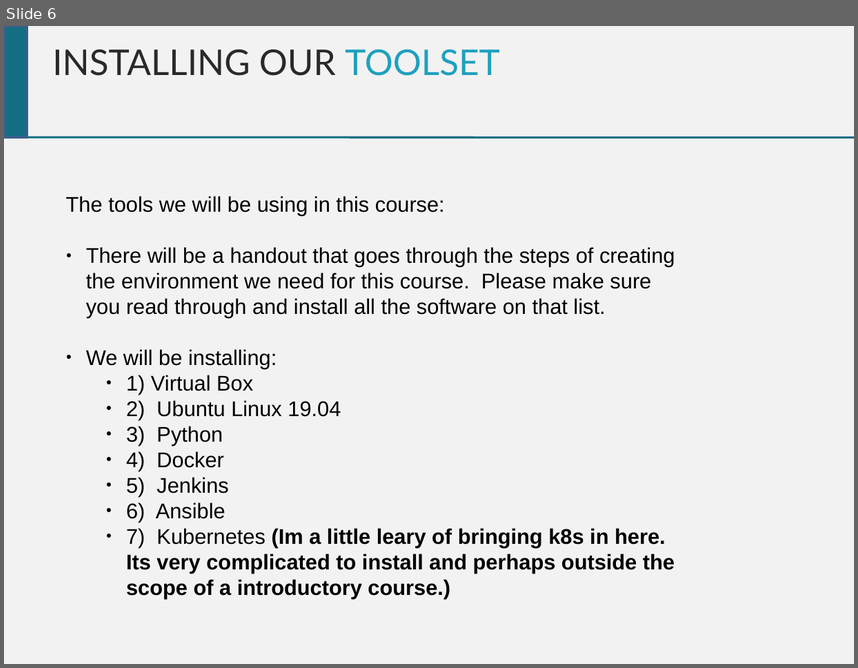
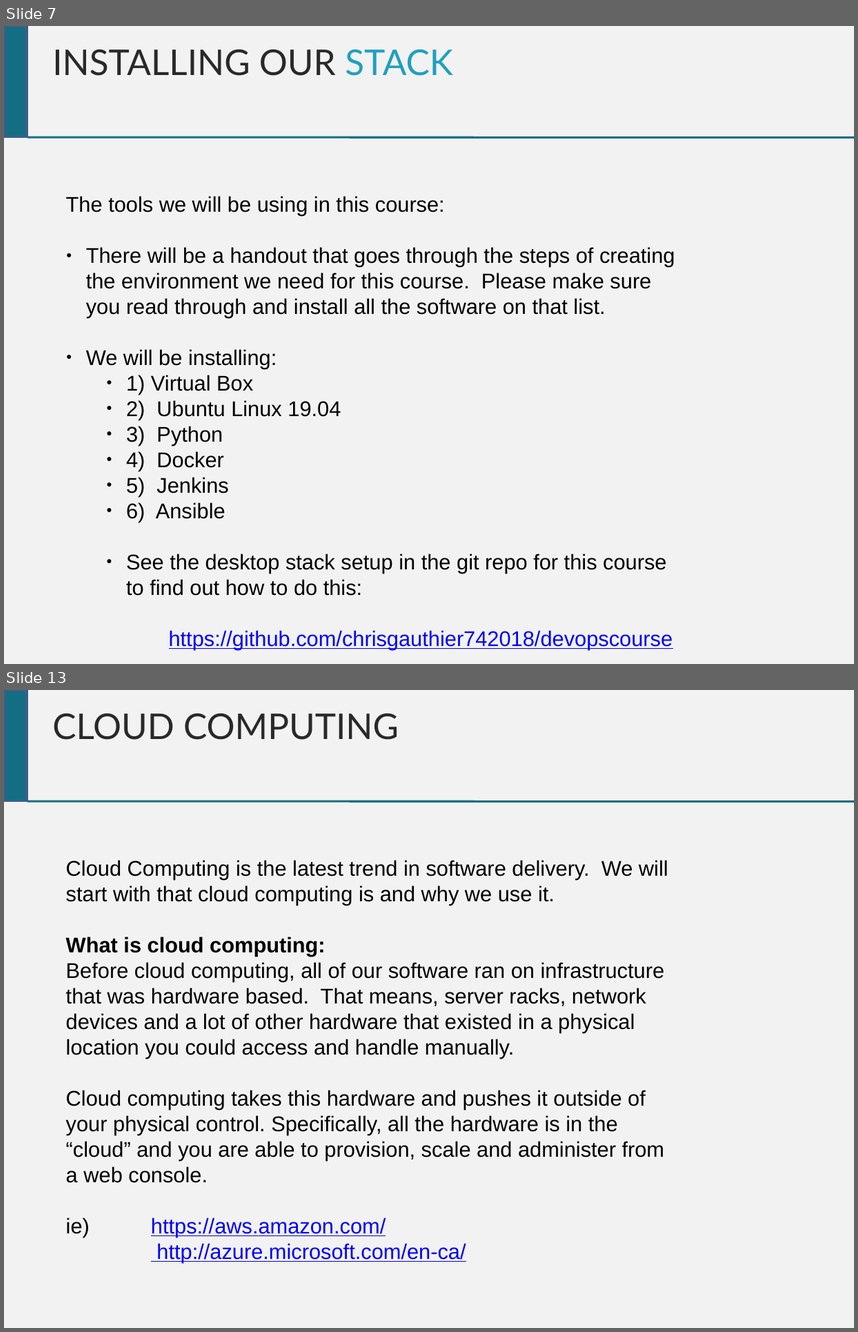
Before and after one commit to chrisgauthier742018/devopscourse, a slide deck: Dev Ops Course.pptx. Shown one above the other, each under a label of ours: slide 6 before the commit, slides 7 and 13 after it; the slides between them are not shown. The pictures are 858x668 and 858x1332 pixels, drawn with LibreOffice and Linux fonts; fonts in the diff are those of the drawing. Boxes give left, top, right and bottom in pixels: in the first picture for what was removed or moved away, otherwise in the second. Text is boxed around its words. In the diff, an @@ line names an element or a change of style, - is before the commit and + after.

```diff
--- a/Dev Ops Course.pptx
+++ b/Dev Ops Course.pptx
@@ slide 13 added at box(4, 690, 854, 1328), background #F2F2F2 @@
@@ rectangle added at box(4, 690, 27, 800), fill #146E83, outline #3A5F8C 2 pt @@
@@ text added at box(52, 713, 399, 740), 30 pt, text #292929 @@
+CLOUD COMPUTING
@@ line added from (27, 801) to (854, 801), #146E83 1.76 pt @@
@@ text added at box(66, 860, 668, 1262), 18 pt, text #000000 @@
+Cloud Computing is the latest trend in software delivery. We will start with that cloud computing is and why we use it.
+What is cloud computing:
+Before cloud computing, all of our software ran on infrastructure that was hardware based. That means, server racks, network devices and a lot of other hardware that existed in a physical location you could access and handle manually.
+Cloud computing takes this hardware and pushes it outside of your physical control. Specifically, all the hardware is in the “cloud” and you are able to provision, scale and administer from a web console.
+ie) https://aws.amazon.com/
+http://azure.microsoft.com/en-ca/
@@ what was slide 6 is now slide 7 @@
@@ slide 7 changed as well @@
@@ text at box(52, 49, 453, 76): text changed @@
-INSTALLING OUR TOOLSET
+INSTALLING OUR STACK
@@ text at box(126, 553, 673, 649): text changed; bold off @@
-    ● 7) Kubernetes (Im a little leary of bringing k8s in here. Its very complicated to install and perhaps outside the scope of a introductory course.)
+    ● See the desktop stack setup in the git repo for this course to find out how to do this:
+https://github.com/chrisgauthier742018/devopscourse
```
Also in this commit, not shown: 4 other slides changed, 10 other slides added, 15 slides removed, 1 other file.
